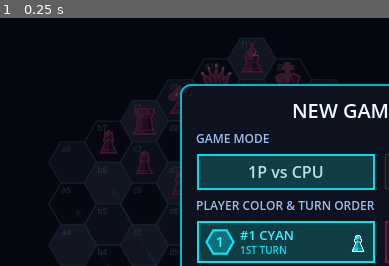
Above: before the commit, frame 1.
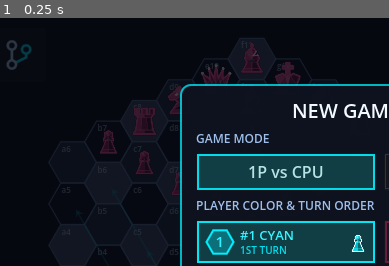
Above: after the commit, the same moment.

Repository: mdsolarflare/vector-chess
Game: Godot game, scene res://scenes/main.tscn
Same seed, same stepped clock (60 frames per second), same inputs: the game is played once before the commit and once after it.
Inputs:
- Up to frame 1 (0.25 s): no input
The pictures show only the part of the screen within x 0-50%, y 0-50%; the shares and areas given below are measured in that part.

The runs differ from the first frame. In frame 1, 0.3% of the frame differs, in the area x 1-9%, y 8-21%.

Commit message:
add the issues visual link

Diff:
--- a/scenes/main.tscn
+++ b/scenes/main.tscn
@@ -269,13 +269,23 @@
 grow_horizontal = 0
 tooltip_text = "Hide Side Panel"
 
+[node name="IssuesButton" type="Button" parent="."]
+unique_name_in_owner = true
+custom_minimum_size = Vector2(44, 44)
+layout_mode = 1
+offset_left = 24.0
+offset_top = 24.0
+offset_right = 68.0
+offset_bottom = 68.0
+tooltip_text = "Report Issue / Feature Request (GitHub)"
+
 [node name="GpuWarningBanner" type="PanelContainer" parent="."]
 unique_name_in_owner = true
 visible = false
 layout_mode = 1
 anchors_preset = 10
 anchor_right = 1.0
-offset_left = 16.0
+offset_left = 80.0
 offset_top = 24.0
 offset_right = -372.0
 offset_bottom = 64.0
@@ -473,6 +483,7 @@
 [connection signal="pressed" from="MarginContainer/MainLayout/SidePanel/VBox/ControlsGrid/FlipButton" to="." method="_on_flip_pressed"]
 [connection signal="pressed" from="MarginContainer/MainLayout/SidePanel/VBox/ControlsGrid/VectorsButton" to="." method="_on_vectors_pressed"]
 [connection signal="pressed" from="TogglePanelButton" to="." method="_on_toggle_panel_pressed"]
+[connection signal="pressed" from="IssuesButton" to="." method="_on_issues_button_pressed"]
 [connection signal="pressed" from="GpuWarningBanner/BannerHBox/DismissGpuBannerButton" to="." method="_on_dismiss_gpu_banner_pressed"]
 [connection signal="pressed" from="NewGameModal/CenterContainer/ModalPanel/ModalVBox/ModeButtons/Mode1PButton" to="." method="_on_mode_1p_pressed"]
 [connection signal="pressed" from="NewGameModal/CenterContainer/ModalPanel/ModalVBox/ModeButtons/Mode2PButton" to="." method="_on_mode_2p_pressed"]
--- a/scripts/main.gd
+++ b/scripts/main.gd
@@ -9,6 +9,7 @@
 const DESKTOP_BASE_SIZE := Vector2i(1280, 800)
 const MOBILE_BASE_SHORT: int = 480
 const MOBILE_BASE_LONG: int = 800
+const ISSUES_URL: String = "https://github.com/mdsolarflare/vector-chess/issues"
 const SOFTWARE_RENDERER_PATTERNS: Array[String] = [
 	"SwiftShader",
 	"llvmpipe",
@@ -38,6 +39,7 @@
 @onready var history_header: Label = %HistoryHeader
 @onready var history_label: RichTextLabel = %HistoryLabel
 @onready var toggle_panel_button: Button = %TogglePanelButton
+@onready var issues_button: Button = %IssuesButton
 @onready var controls_grid: GridContainer = %ControlsGrid
 @onready var new_game_button: Button = %NewGameButton
 @onready var undo_button: Button = %UndoButton
@@ -98,6 +100,7 @@
 	_setup_confirm_slider_theme()
 
 	toggle_panel_button.draw.connect(_on_toggle_panel_button_draw)
+	issues_button.draw.connect(_on_issues_button_draw)
 	new_game_button.draw.connect(_on_new_game_button_draw)
 	undo_button.draw.connect(_on_undo_button_draw)
 	flip_button.draw.connect(_on_flip_button_draw)
@@ -182,6 +185,7 @@
 	history_header = get_node_or_null("%HistoryHeader") as Label
 	history_label = get_node_or_null("%HistoryLabel") as RichTextLabel
 	toggle_panel_button = get_node_or_null("%TogglePanelButton") as Button
+	issues_button = get_node_or_null("%IssuesButton") as Button
 	controls_grid = get_node_or_null("%ControlsGrid") as GridContainer
 	new_game_button = get_node_or_null("%NewGameButton") as Button
 	undo_button = get_node_or_null("%UndoButton") as Button
@@ -292,6 +296,7 @@
 
 	for ctrl in [
 		toggle_panel_button,
+		issues_button,
 		new_game_button,
 		undo_button,
 		flip_button,
@@ -412,6 +417,15 @@
 		toggle_panel_button.size = Vector2(btn_sz, btn_sz)
 		toggle_panel_button.queue_redraw()
 
+	if issues_button != null:
+		issues_button.custom_minimum_size = Vector2(btn_sz, btn_sz)
+		issues_button.offset_left = margin_tr
+		issues_button.offset_top = margin_tr
+		issues_button.offset_right = margin_tr + btn_sz
+		issues_button.offset_bottom = margin_tr + btn_sz
+		issues_button.size = Vector2(btn_sz, btn_sz)
+		issues_button.queue_redraw()
+
 	# Reserve top-right clearance inside SidePanel header in landscape so TogglePanelButton never overlaps menu text
 	if toggle_button_spacer != null:
 		var show_spacer := not is_portrait
@@ -449,7 +463,8 @@
 	else:
 		right_clearance = margin_tr + btn_sz + banner_gap
 
-	gpu_warning_banner.offset_left = outer_margin
+	var left_clearance := margin_tr + btn_sz + banner_gap
+	gpu_warning_banner.offset_left = left_clearance
 	gpu_warning_banner.offset_top = margin_tr
 	gpu_warning_banner.offset_right = -right_clearance
 	gpu_warning_banner.offset_bottom = margin_tr + 40.0
@@ -490,6 +505,10 @@
 	_update_toggle_panel_button()
 	_update_gpu_warning_banner_layout()
 	vector_board.queue_redraw()
+
+
+func _on_issues_button_pressed() -> void:
+	OS.shell_open(ISSUES_URL)
 
 
 func _update_toggle_panel_button() -> void:
@@ -572,6 +591,34 @@
 			Vector2(cx + chev_w * 0.5, cy + chev_h),
 		])
 	btn.draw_polyline(chevron, stroke_col, 1.6 * scale_f, aa)
+
+
+## Draws a procedural Git branch icon for the GitHub Issues / Source button.
+func _on_issues_button_draw() -> void:
+	var btn := issues_button
+	var c := btn.size * 0.5
+	var scale_f := maxf(minf(btn.size.x, btn.size.y) / 34.0, 0.85)
+	var aa := _is_line_aa_enabled()
+
+	var stroke_col := Color(0.75, 0.88, 1.0, 0.95)
+	var accent_col := VectorBoard.COLOR_CYAN
+	var bg_col := Color(0.0627451, 0.0784314, 0.129412, 1.0)
+	var line_w := 1.7 * scale_f
+	var node_r := 2.6 * scale_f
+
+	var top_left := c + Vector2(-4.5, -6.0) * scale_f
+	var bot_left := c + Vector2(-4.5, 6.0) * scale_f
+	var top_right := c + Vector2(4.5, -3.5) * scale_f
+	var elbow := Vector2(top_right.x, c.y + 1.5 * scale_f)
+
+	btn.draw_line(top_left, bot_left, stroke_col, line_w, aa)
+	btn.draw_polyline(PackedVector2Array([top_right, elbow, bot_left]), accent_col, line_w, aa)
+
+	for pt in [top_left, bot_left]:
+		btn.draw_circle(pt, node_r, bg_col)
+		btn.draw_arc(pt, node_r, 0.0, TAU, 16, stroke_col, 1.6 * scale_f, aa)
+	btn.draw_circle(top_right, node_r, bg_col)
+	btn.draw_arc(top_right, node_r, 0.0, TAU, 16, accent_col, 1.6 * scale_f, aa)
 
 
 ## Draws a flat-top Hexagon with a bold '+' sign inside for New Game.
--- a/tests/test_rules.gd
+++ b/tests/test_rules.gd
@@ -2888,6 +2888,10 @@
 		main_a.gpu_warning_banner.get_index() < main_a.new_game_modal.get_index(),
 		"GpuWarningBanner precedes NewGameModal in Main scene tree so startup modal is never occluded"
 	)
+	_assert(
+		main_a.issues_button != null and main_a.issues_button.get_index() < main_a.new_game_modal.get_index(),
+		"IssuesButton precedes NewGameModal in Main scene tree so startup modal is never occluded"
+	)
 
 	# 4. Non-overlapping rects across Narrow Portrait, Mobile Portrait, Desktop Portrait, Compact/Mobile Landscape, and Desktop Landscape
 	#    Uses longest realistic subtitle, long unbroken adapter string, and checks PromotionBox + SidePanel toggle states.
@@ -2924,6 +2928,7 @@
 		await process_frame
 
 		var toggle_rect: Rect2 = main_a.toggle_panel_button.get_global_rect()
+		var issues_rect: Rect2 = main_a.issues_button.get_global_rect()
 		var banner_rect: Rect2 = main_a.gpu_warning_banner.get_global_rect()
 		var side_rect: Rect2 = main_a.side_panel.get_global_rect()
 		var subtitle_rect: Rect2 = main_a.subtitle_label.get_global_rect()
@@ -2949,10 +2954,13 @@
 			and main_a.gpu_warning_label.autowrap_mode == TextServer.AUTOWRAP_WORD_SMART
 			and not banner_rect.intersects(toggle_rect)
 			and banner_rect.end.x < toggle_rect.position.x
+			and not banner_rect.intersects(issues_rect)
+			and issues_rect.end.x < banner_rect.position.x
 			and banner_clears_side,
-			"%s: GpuWarningBanner (%s) clears TogglePanelButton (%s) and SidePanel in landscape" % [
+			"%s: GpuWarningBanner (%s) clears IssuesButton (%s), TogglePanelButton (%s), and SidePanel in landscape" % [
 				vp_name,
 				str(banner_rect),
+				str(issues_rect),
 				str(toggle_rect),
 			]
 		)
